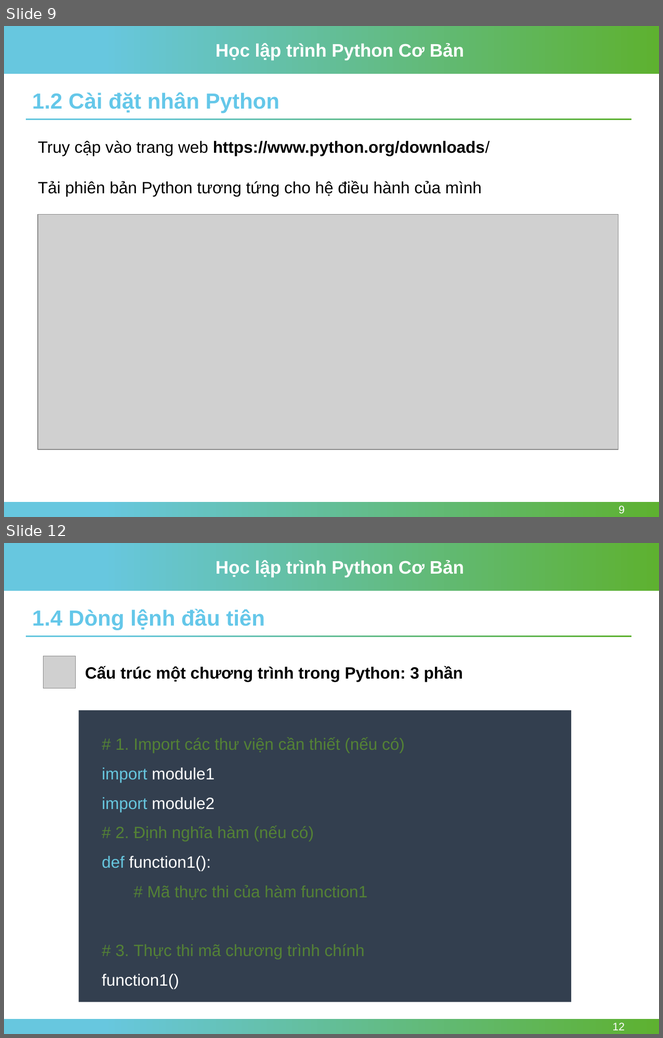
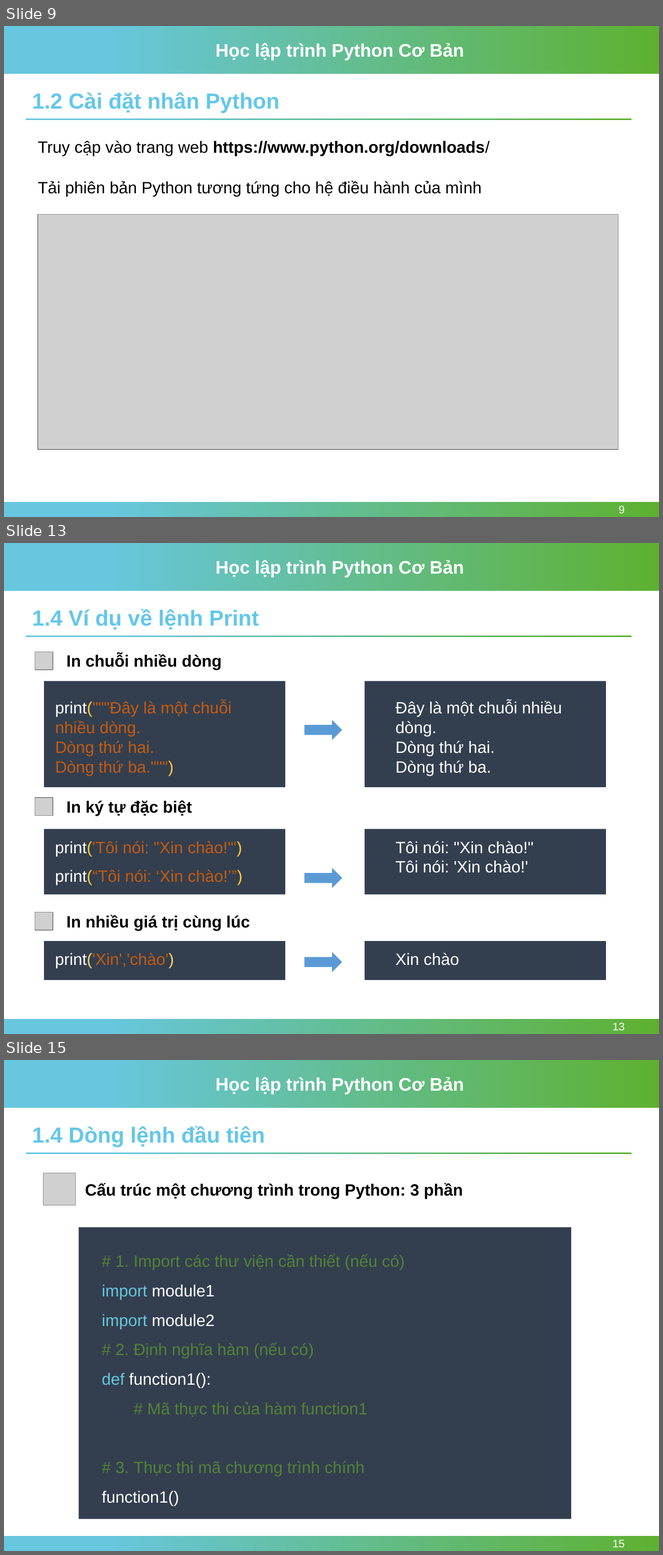
Before and after one commit to nhannn87dn/Learn-Python-Basic, a slide deck: 01-Lessions/Session-01-Getting-Started/Session-01-Getting-Started-Python.pptx. Shown one above the other, each under a label of ours: slides 9 and 12 before the commit, slides 9, 13 and 15 after it; the slides between them are not shown. The pictures are 663x1038 and 663x1555 pixels, drawn with LibreOffice and Linux fonts; fonts in the diff are those of the drawing; grey boxes stand for pictures; background and template pictures are left out. Boxes give left, top, right and bottom in pixels: in the first picture for what was removed or moved away, otherwise in the second. Text is boxed around its words. In the diff, an @@ line names an element or a change of style, - is before the commit and + after.

```diff
--- a/01-Lessions/Session-01-Getting-Started/Session-01-Getting-Started-Python.pptx
+++ b/01-Lessions/Session-01-Getting-Started/Session-01-Getting-Started-Python.pptx
@@ slide 13 added at <box>4,543,659,1034</box>, background #FFFFFF; not listed: 4 template elements that a slide beside it also shows @@
@@ text added at <box>32,609,259,630</box>, 24 pt, text #64C7E9, bold @@
+1.4 Ví dụ về lệnh Print
@@ picture added at <box>35,652,52,669</box> @@
@@ text added at <box>66,654,222,670</box>, 18 pt, text #000000, bold @@
+In chuỗi nhiều dòng
@@ rectangle added at <box>44,681,285,787</box>, fill #333F50 @@
@@ rectangle added at <box>364,681,606,787</box>, fill #333F50 @@
@@ text added at <box>55,701,232,776</box>, 18 pt, text #C55A11 @@
+print("""Đây là một chuỗi nhiều dòng.
+Dòng thứ hai.
+Dòng thứ ba.""")
@@ text added at <box>396,701,562,776</box>, 18 pt, text #FFFFFF @@
+Đây là một chuỗi nhiều dòng.
+Dòng thứ hai.
+Dòng thứ ba.
@@ right arrow added at <box>305,720,343,740</box>, fill #5B9BD5 @@
@@ picture added at <box>35,798,52,815</box> @@
@@ text added at <box>66,800,192,816</box>, 18 pt, text #000000, bold @@
+In ký tự đặc biệt
@@ rectangle added at <box>44,830,285,895</box>, fill #333F50 @@
@@ rectangle added at <box>364,830,606,895</box>, fill #333F50 @@
@@ text added at <box>55,841,242,857</box>, 18 pt, text #C55A11 @@
+print('Tôi nói: "Xin chào!"')
@@ text added at <box>396,841,534,873</box>, 18 pt, text #FFFFFF @@
+Tôi nói: "Xin chào!"
+Tôi nói: 'Xin chào!'
@@ text added at <box>55,870,243,885</box>, 18 pt, text #C55A11 @@
+print(“Tôi nói: ‘Xin chào!’”)
@@ right arrow added at <box>305,868,343,888</box>, fill #5B9BD5 @@
@@ picture added at <box>35,913,52,930</box> @@
@@ text added at <box>66,915,250,931</box>, 18 pt, text #000000, bold @@
+In nhiều giá trị cùng lúc
@@ rectangle added at <box>44,941,285,980</box>, fill #333F50 @@
@@ rectangle added at <box>364,941,606,980</box>, fill #333F50 @@
@@ text added at <box>55,953,174,968</box>, 18 pt, text #C55A11 @@
+print('Xin','chào')
@@ right arrow added at <box>305,953,343,973</box>, fill #5B9BD5 @@
@@ text added at <box>396,953,459,966</box>, 18 pt, text #FFFFFF @@
+Xin chào
@@ page number added at <box>613,1023,625,1031</box>, 12 pt, text #FFFFFF @@
+13
@@ what was slide 12 is now slide 15 @@
@@ page number at <box>613,1540,625,1548</box>: text changed @@
-12
+15
```
Also in this commit, not shown: 2 slides changed, 3 other slides added, 3 other files.
